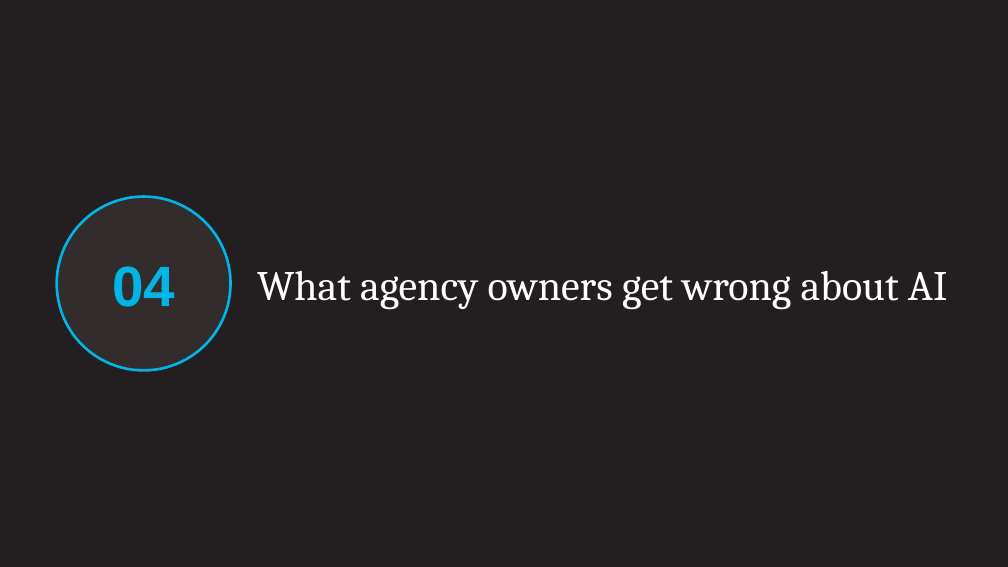
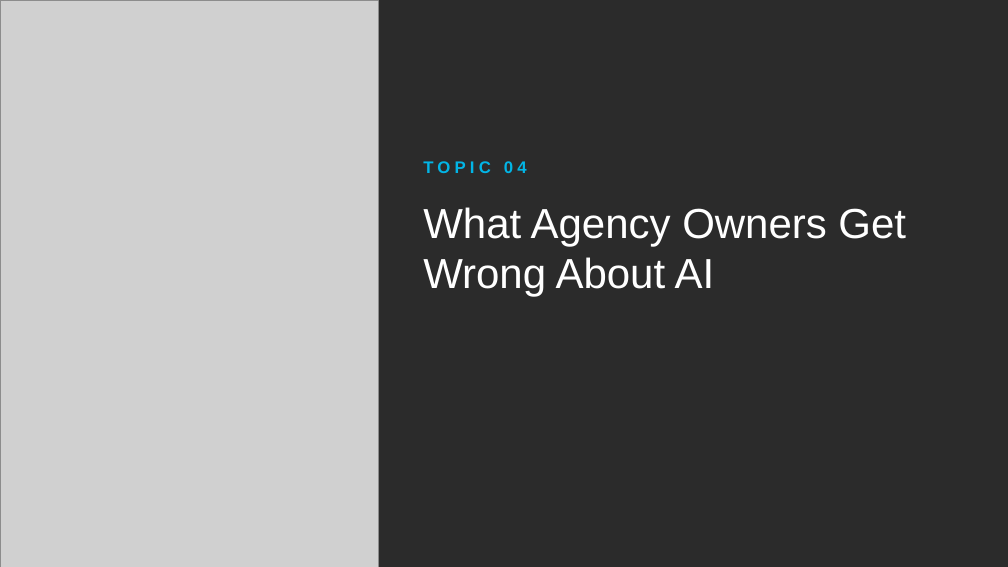
Before and after one commit to ynnahilary/hennessey, a slide deck: slide 11 of webinars/2026-11-05/november_webinar_deck.pptx. Drawn at 1008x567 pixels with LibreOffice and Linux fonts; fonts in the diff are those of the drawing; grey boxes stand for pictures; background and template pictures are left out; a plain dark background stands for a picture behind light text. Boxes give left, top, right and bottom in pixels: in the first picture for what was removed or moved away, otherwise in the second. Text is boxed around its words. In the diff, an @@ line names an element or a change of style, - is before the commit and + after.

```diff
--- a/webinars/2026-11-05/november_webinar_deck.pptx
+++ b/webinars/2026-11-05/november_webinar_deck.pptx
@@ background #231E1F to picture (left out) @@
@@ picture added at bbox=[0, 0, 378, 567] @@
@@ text at bbox=[423, 161, 527, 173]: text changed; size 54 to 16 pt @@
-04
+TOPIC 04
@@ ellipse removed at bbox=[57, 197, 231, 371] @@
@@ title at bbox=[423, 207, 906, 297]: text changed; font Cambria to Arial @@
-What agency owners get wrong about AI
+What Agency Owners Get Wrong About AI
@@ title "What Agency Owners Get Wrong ..." at bbox=[423, 207, 906, 297]: vertical alignment middle to top @@
```
Also in this commit, not shown: 13 other slides changed, 4 other files.
